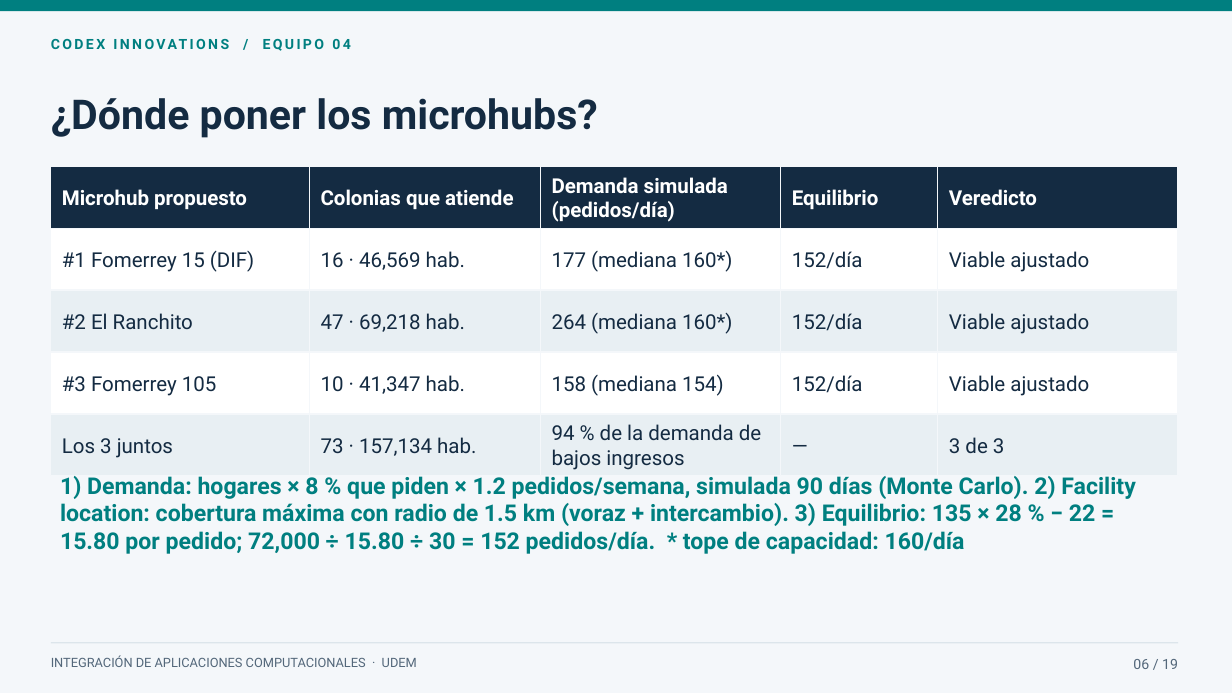
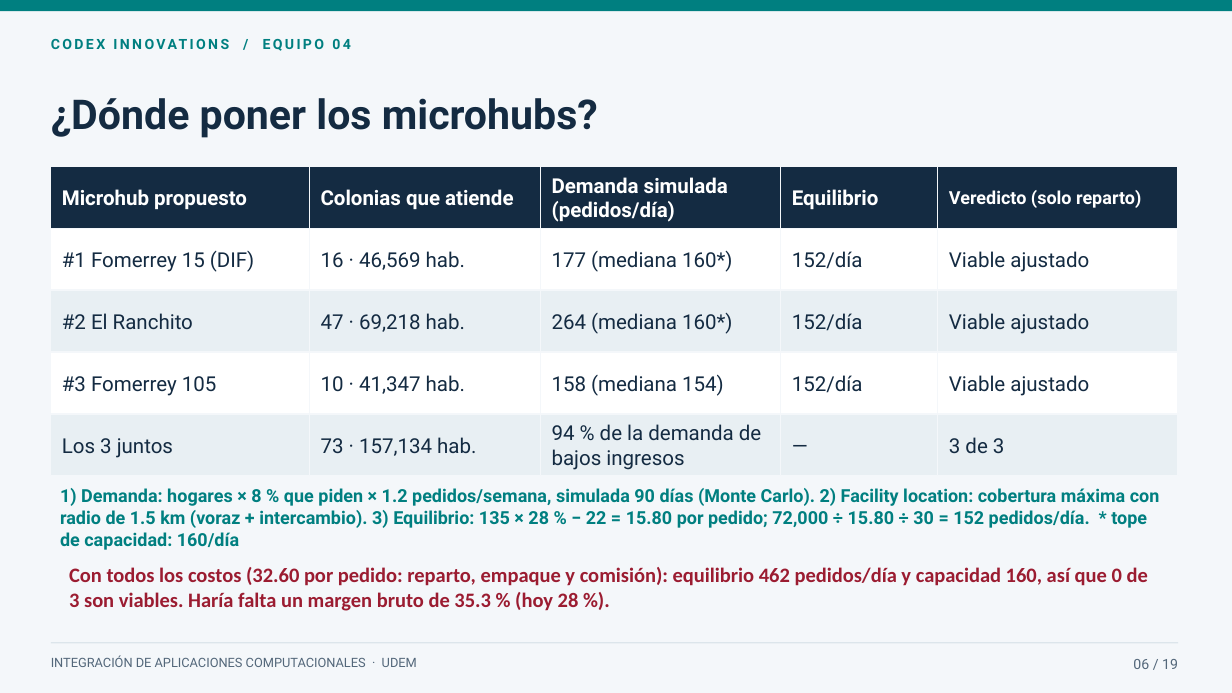
Before and after one commit to mauro-castp/proyecto-integracion, a slide deck: slide 6 of presentacion/Microhubs · Presentación final.pptx. Drawn at 1232x693 pixels with LibreOffice and Linux fonts; fonts in the diff are those of the drawing. Boxes give left, top, right and bottom in pixels: in the first picture for what was removed or moved away, otherwise in the second. Text is boxed around its words. In the diff, an @@ line names an element or a change of style, - is before the commit and + after.

```diff
--- a/presentacion/Microhubs · Presentación final.pptx
+++ b/presentacion/Microhubs · Presentación final.pptx
@@ text at (x1=949, y1=190, x2=1141, y2=208): text changed; size 16 to 14 pt @@
-Veredicto
+Veredicto (solo reparto)
@@ text "1) Demanda: hogares × 8 ..." at (x1=60, y1=488, x2=1160, y2=550): size 18 to 14 pt @@
@@ text added at (x1=69, y1=567, x2=1148, y2=611), 16 pt, text #9B1C31, bold @@
+Con todos los costos (32.60 por pedido: reparto, empaque y comisión): equilibrio 462 pedidos/día y capacidad 160, así que 0 de 3 son viables. Haría falta un margen bruto de 35.3 % (hoy 28 %).
```
Also in this commit, not shown: 9 other slides changed, 23 other files.
